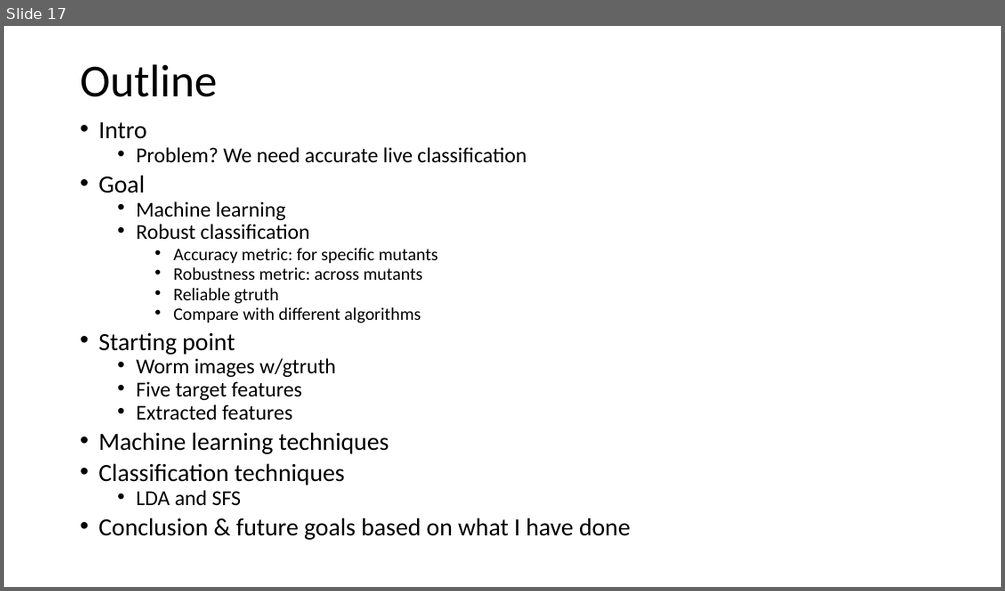
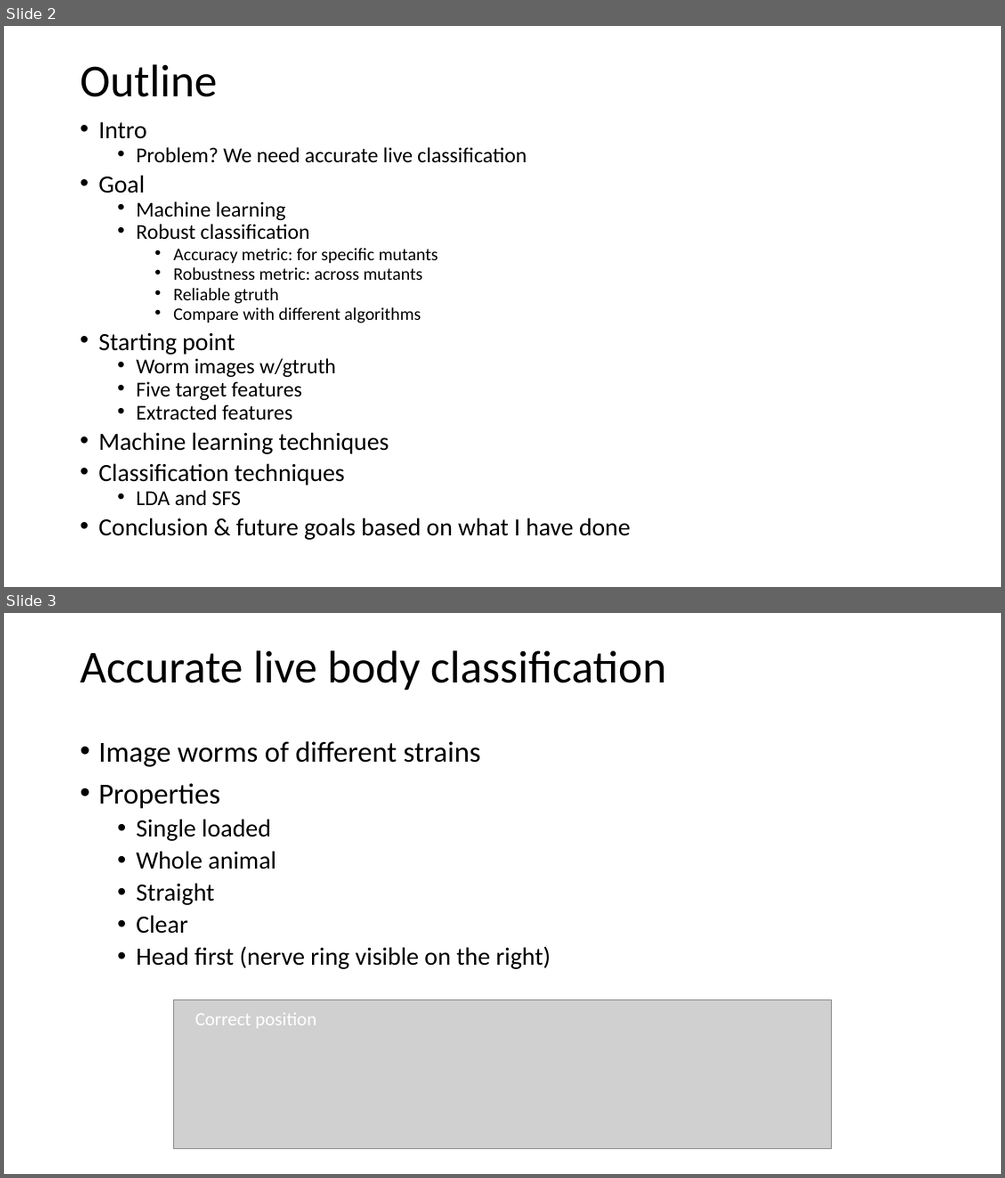
Before and after one commit to McGrathWormStuff/Image_Processing, a slide deck: Image Processing Presentation.pptx. Shown one above the other, each under a label of ours: slide 17 before the commit, slides 2 and 3 after it. The pictures are 1005x591 and 1005x1178 pixels, drawn with LibreOffice and Linux fonts; fonts in the diff are those of the drawing; grey boxes stand for pictures. Boxes give left, top, right and bottom in pixels: in the first picture for what was removed or moved away, otherwise in the second. Text is boxed around its words. In the diff, an @@ line names an element or a change of style, - is before the commit and + after.

```diff
--- a/Image Processing Presentation.pptx
+++ b/Image Processing Presentation.pptx
@@ slide 3 added at box(4, 613, 1001, 1174), background #FFFFFF @@
@@ title added at box(80, 650, 666, 690), 44 pt, text #000000 @@
+Accurate live body classification
@@ text added at box(98, 741, 551, 969), 24 pt, text #000000 @@
+• Image worms of different strains
+• Properties
+  • Single loaded
+  • Whole animal
+  • Straight
+  • Clear
+  • Head first (nerve ring visible on the right)
@@ picture added at box(173, 1000, 832, 1149) @@
@@ text added at box(195, 1013, 316, 1028), 18 pt, text #FFFFFF @@
+Correct position
@@ what was slide 17 is now slide 2 @@
```
Also in this commit, not shown: 3 slides changed, 2 other slides added.
